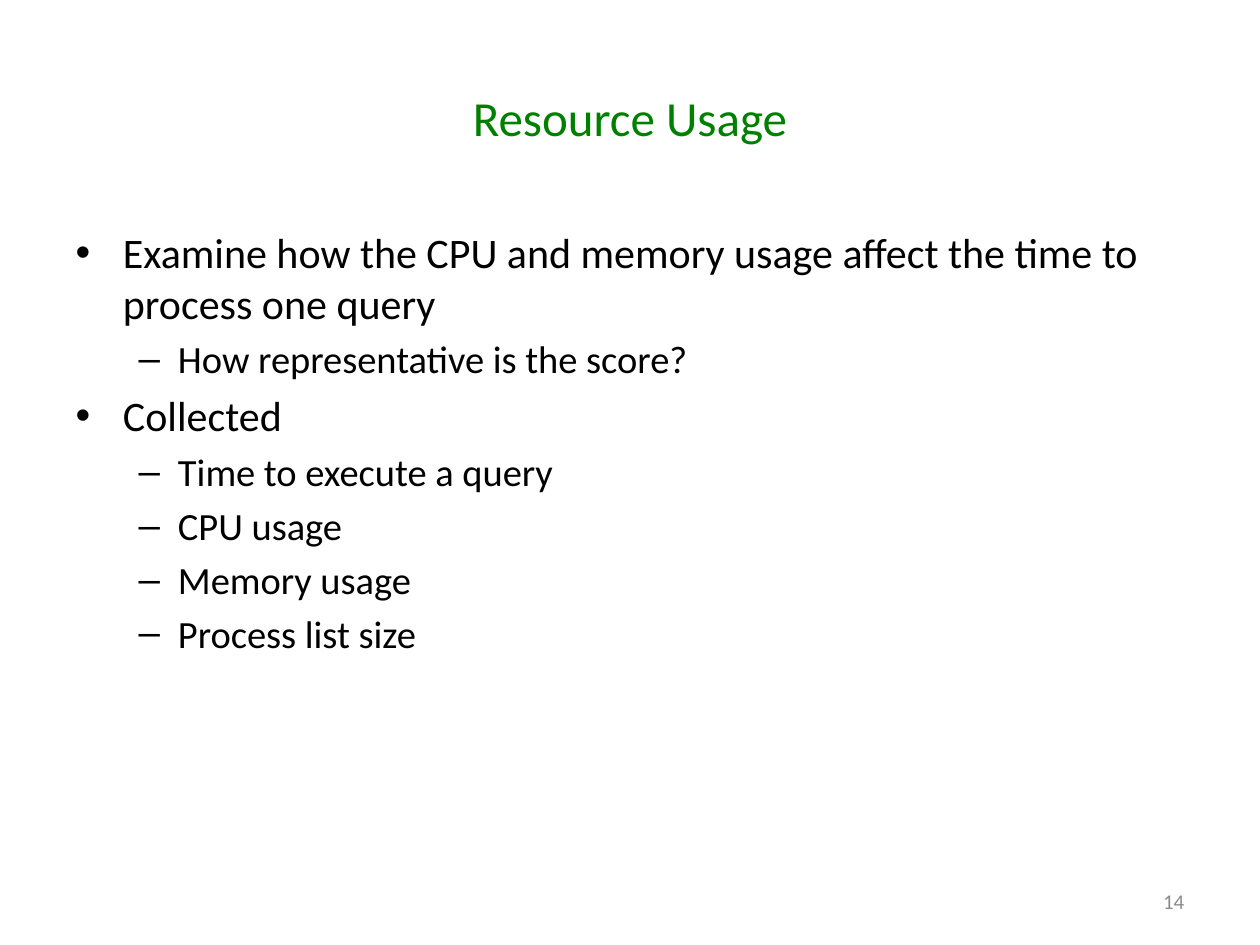
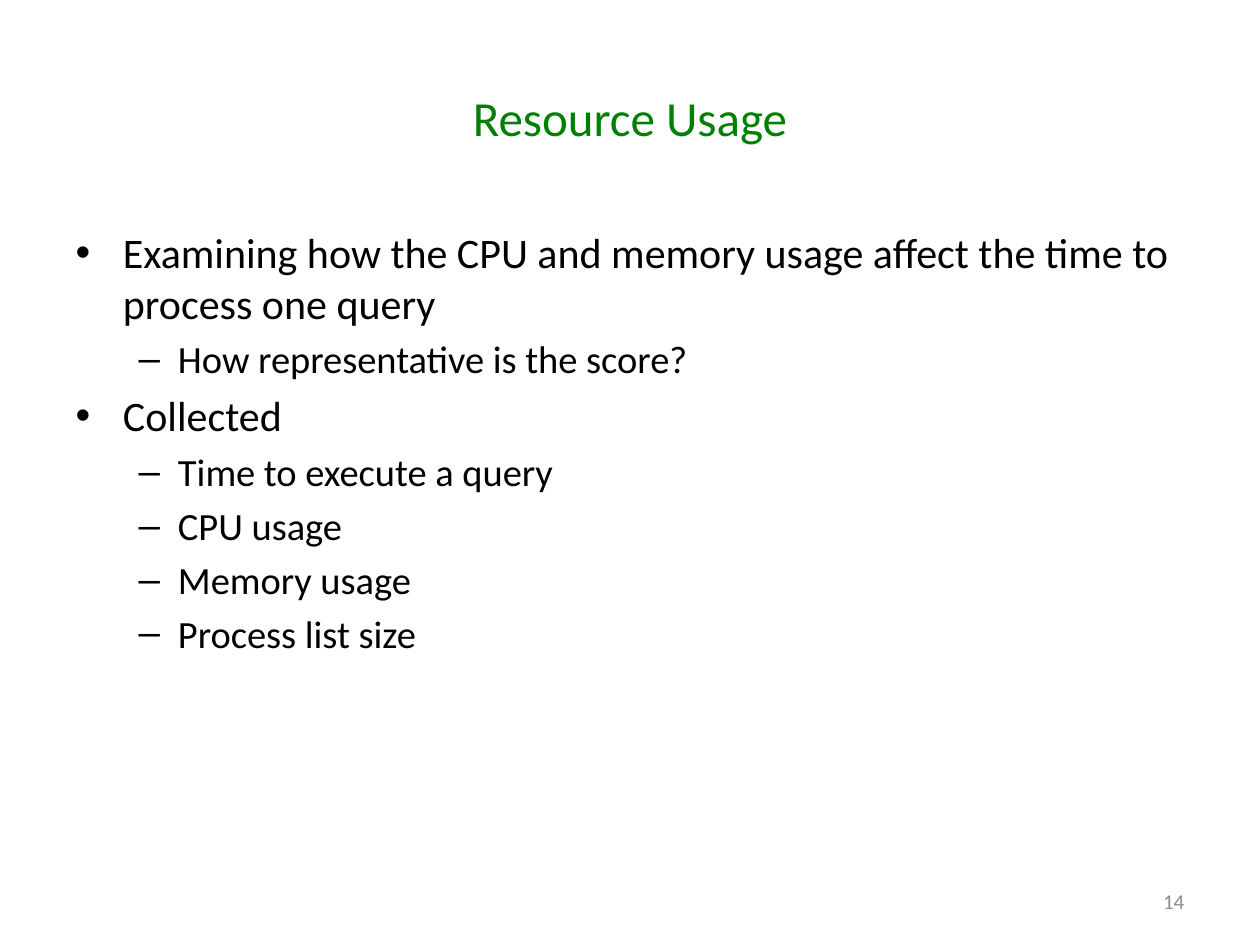
Before and after one commit to godares79/CS848-Project, a slide deck: slide 14 of PresentationSlides/Presentation.pptx. Drawn at 1260x945 pixels with LibreOffice and Linux fonts; fonts in the diff are those of the drawing. Boxes give left, top, right and bottom in pixels: in the first picture for what was removed or moved away, otherwise in the second. Text is boxed around its words. In the diff, an @@ line names an element or a change of style, - is before the commit and + after.

```diff
--- a/PresentationSlides/Presentation.pptx
+++ b/PresentationSlides/Presentation.pptx
@@ text at box(123, 238, 1168, 326): text changed @@
-• Examine how the CPU and memory usage affect the time to process one query
+• Examining how the CPU and memory usage affect the time to process one query
```
Also in this commit, not shown: 10 other slides changed.
